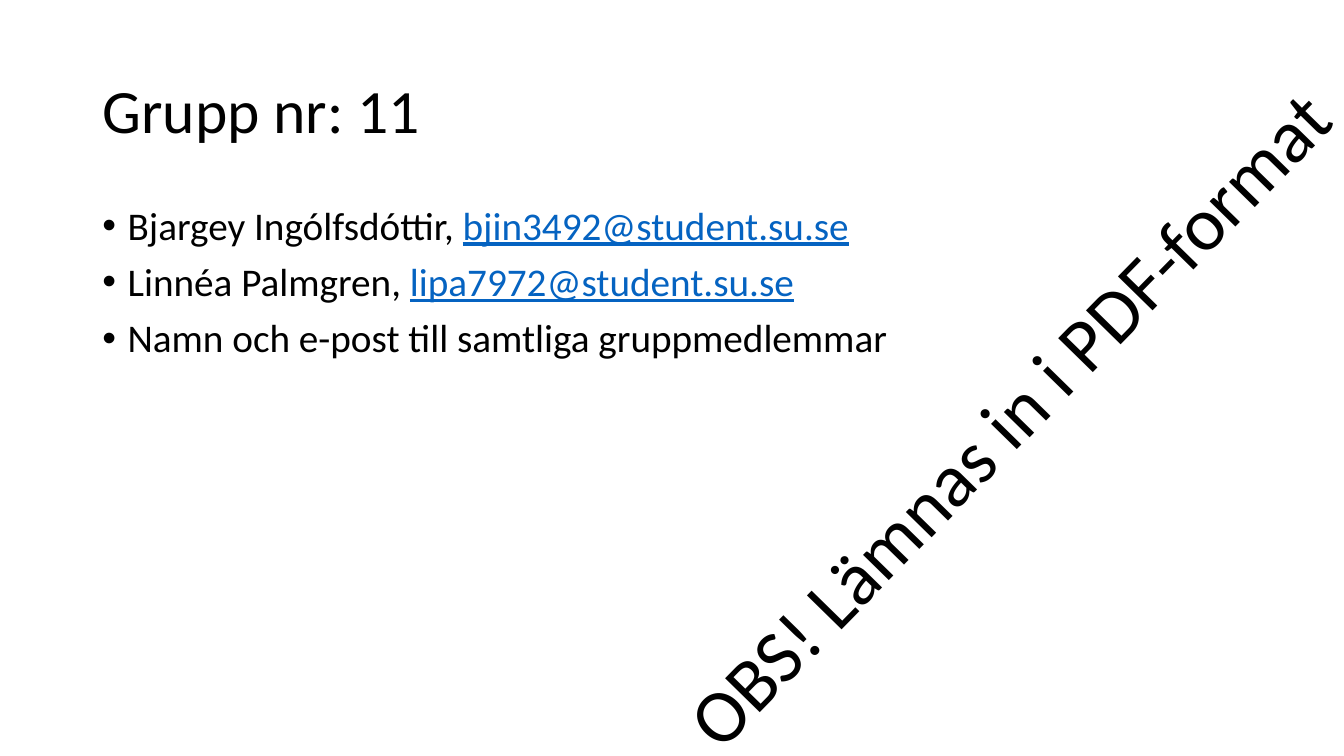
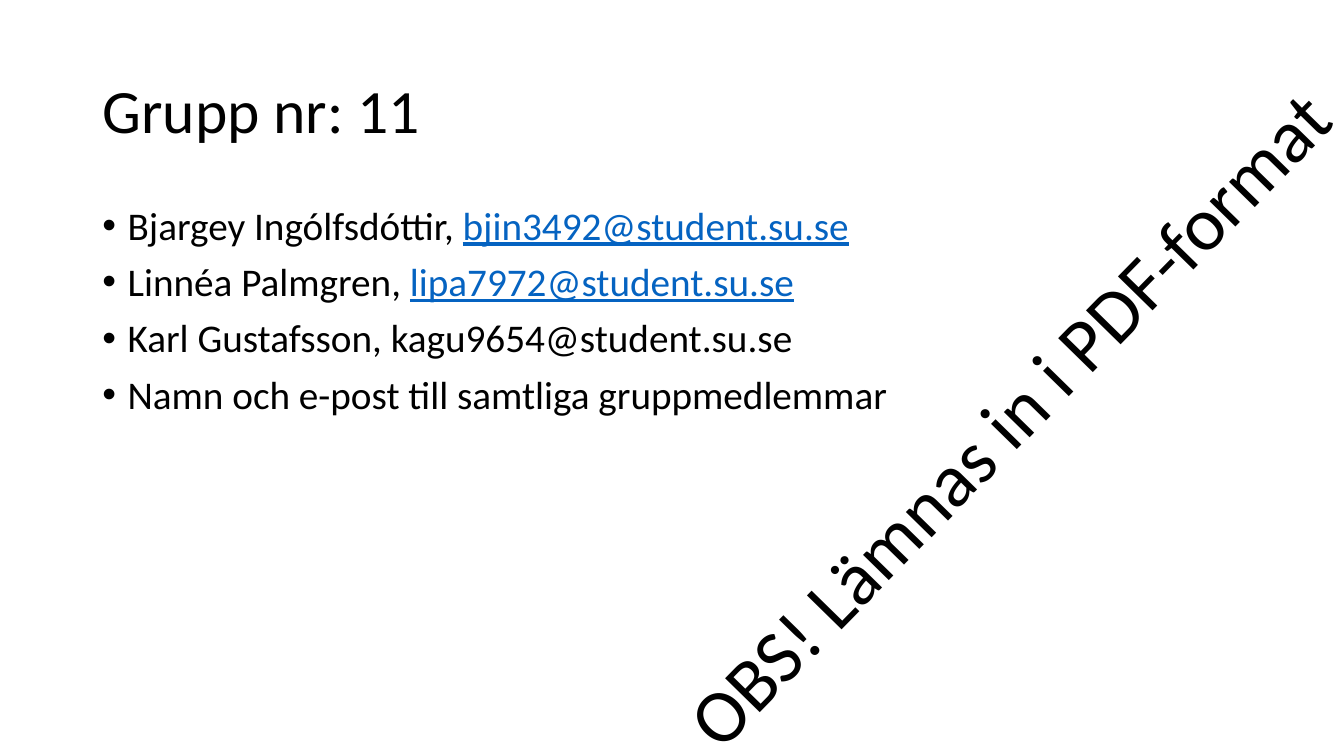
Before and after one commit to knopp10000/Inte_Roligt, a slide deck: slide 1 of slutredovisning.pptx. Drawn at 1344x756 pixels with LibreOffice and Linux fonts; fonts in the diff are those of the drawing. Boxes give left, top, right and bottom in pixels: in the first picture for what was removed or moved away, otherwise in the second. Text is boxed around its words. In the diff, an @@ line names an element or a change of style, - is before the commit and + after.

```diff
--- a/slutredovisning.pptx
+++ b/slutredovisning.pptx
@@ text at bbox=[128, 324, 792, 359]: paragraph added @@
+• Karl Gustafsson, kagu9654@student.su.se
```
Also in this commit, not shown: 1 slide added, 4 slides removed.
